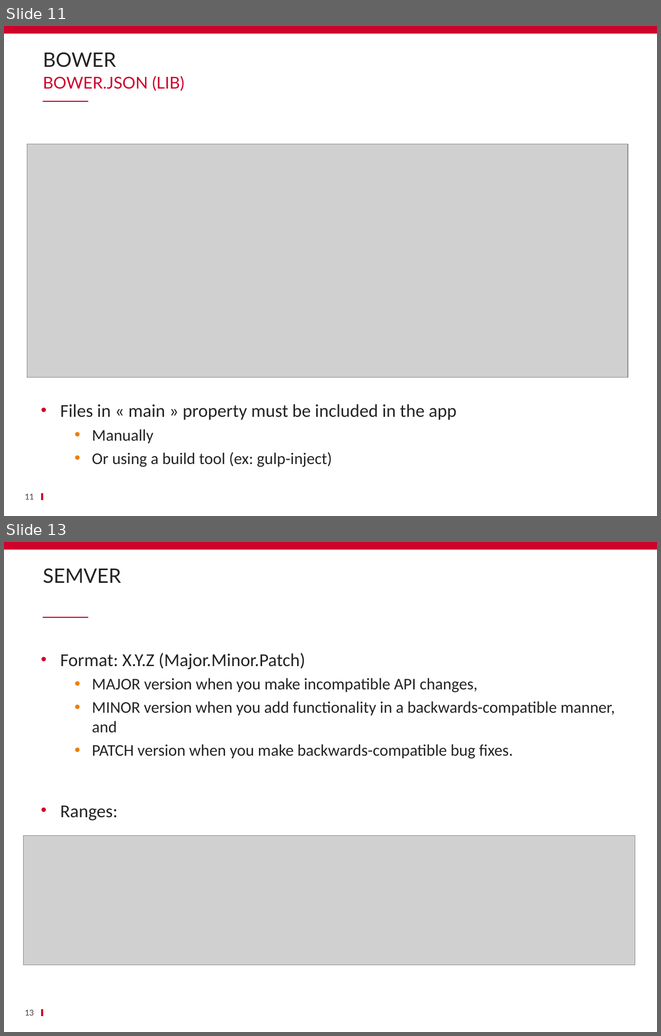
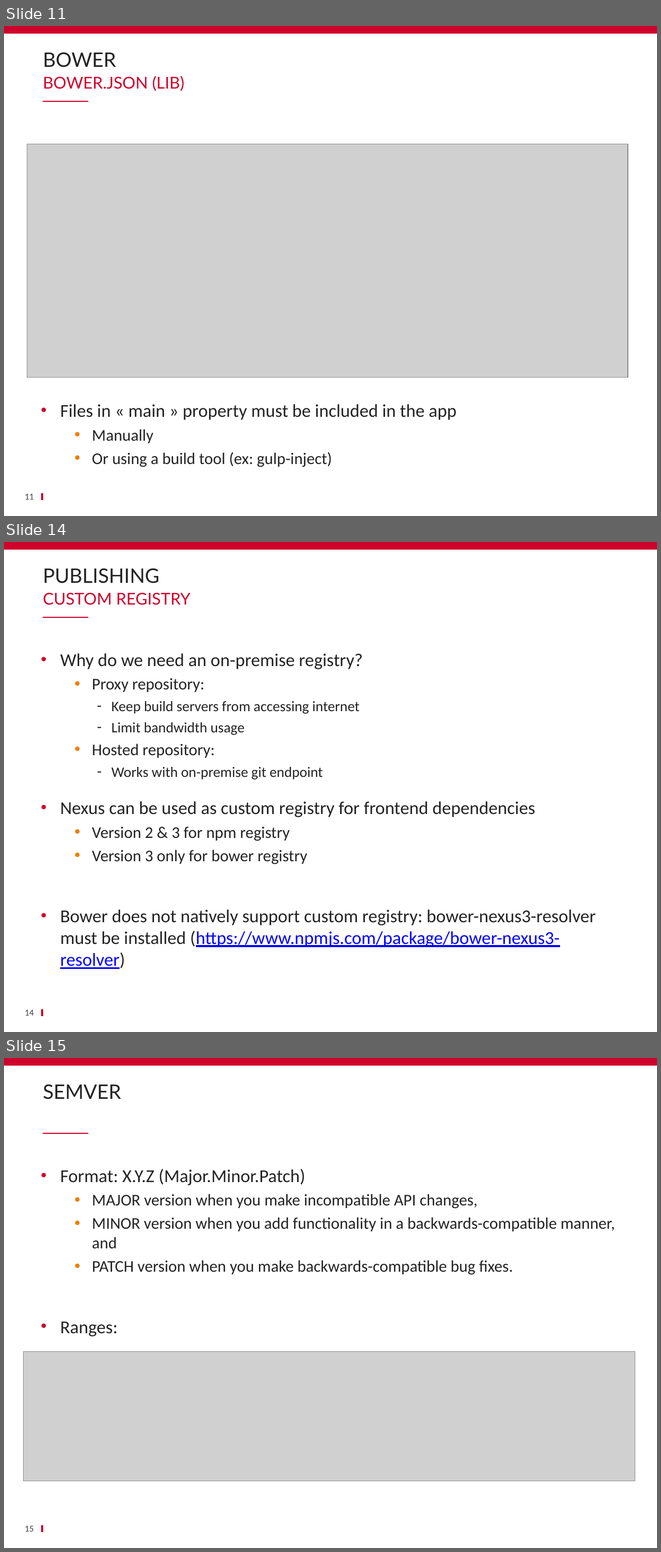
Before and after one commit to schassande/formation-angularjs1, a slide deck: Jour2/13 bower/13_bower.pptx. Shown one above the other, each under a label of ours: slides 11 and 13 before the commit, slides 11, 14 and 15 after it; the slides between them are not shown. The pictures are 661x1036 and 661x1552 pixels, drawn with LibreOffice and Linux fonts; fonts in the diff are those of the drawing; grey boxes stand for pictures; background and template pictures are left out. Boxes give left, top, right and bottom in pixels: in the first picture for what was removed or moved away, otherwise in the second. Text is boxed around its words. In the diff, an @@ line names an element or a change of style, - is before the commit and + after.

Commit message:
improve bower chapter

```diff
--- a/Jour2/13 bower/13_bower.pptx
+++ b/Jour2/13 bower/13_bower.pptx
@@ slide 14 added at [4, 542, 657, 1032], background #FFFFFF; not listed: 3 template elements that a slide beside it also shows @@
@@ title added at [43, 568, 159, 583], 22 pt, text #232323 @@
+PUBLISHING
@@ text added at [43, 592, 191, 605], 18 pt, text #CF022B @@
+CUSTOM REGISTRY
@@ text added at [60, 653, 595, 969], 20 pt, text #232323 @@
+• Why do we need an on-premise registry?
+  • Proxy repository:
+    ‐ Keep build servers from accessing internet
+    ‐ Limit bandwidth usage
+  • Hosted repository:
+    ‐ Works with on-premise git endpoint
+• Nexus can be used as custom registry for frontend dependencies
+  • Version 2 & 3 for npm registry
+  • Version 3 only for bower registry
+• Bower does not natively support custom registry: bower-nexus3-resolver must be installed (https://www.npmjs.com/package/bower-nexus3-resolver)
@@ page number added at [25, 1009, 34, 1015], 10 pt, text #464646 @@
+14
@@ what was slide 13 is now slide 15 @@
@@ page number at [25, 1525, 34, 1531]: text changed @@
-13
+15
```
Also in this commit, not shown: 8 slides changed, 3 other slides added, 2 slides removed, 1 other file.
